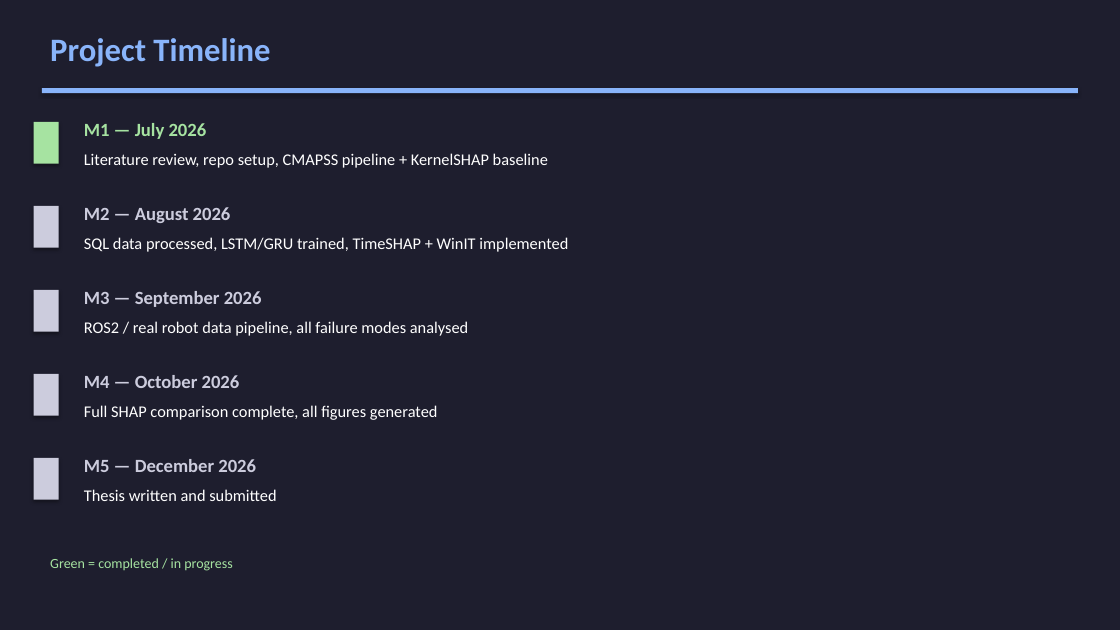
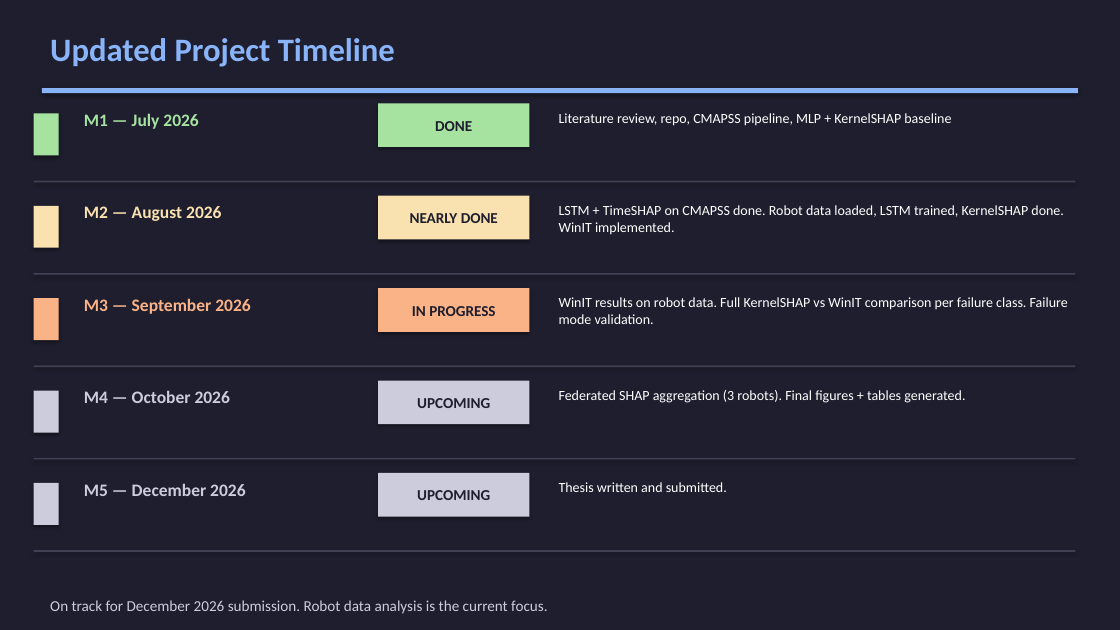
Before and after one commit to karimnasir553/MA_Siddiqui, a slide deck: slide 13 of MA_Siddiqui_Progress.pptx (slide 16 before the commit). Drawn at 1120x630 pixels with LibreOffice and Linux fonts; fonts in the diff are those of the drawing. Boxes give left, top, right and bottom in pixels: in the first picture for what was removed or moved away, otherwise in the second. Text is boxed around its words. In the diff, an @@ line names an element or a change of style, - is before the commit and + after.

```diff
--- a/MA_Siddiqui_Progress.pptx
+++ b/MA_Siddiqui_Progress.pptx
@@ text at <box>50,38,395,67</box>: text changed @@
-Project Timeline
+Updated Project Timeline
@@ rectangle: place and size @@
-rectangle at <box>34,122,59,164</box>
+rectangle at <box>34,113,59,155</box>
@@ text "M1 — July 2026": place and size @@
-text "M1 — July 2026" at <box>84,123,207,139</box>
+text "M1 — July 2026" at <box>84,113,198,129</box>
@@ rectangle added at <box>378,103,529,147</box>, fill #A6E3A1, 13 pt, text #1E1E2E, bold @@
+DONE
@@ text at <box>559,113,951,126</box>: text changed; size 14 to 12 pt @@
-Literature review, repo setup, CMAPSS pipeline + KernelSHAP baseline
+Literature review, repo, CMAPSS pipeline, MLP + KernelSHAP baseline
@@ rectangle at <box>34,206,59,248</box>: fill #CCCCDD to #F9E2AF @@
@@ rectangle added at <box>34,181,1075,182</box>, fill #404055 @@
@@ text "M2 — August 2026" at <box>84,206,221,221</box>: size 16 to 15 pt, text colour #CCCCDD to #F9E2AF @@
@@ rectangle added at <box>378,196,529,239</box>, fill #F9E2AF, 13 pt, text #1E1E2E, bold @@
+NEARLY DONE
@@ text at <box>559,205,1064,235</box>: text changed; size 14 to 12 pt @@
-ROS2 / real robot data pipeline, all failure modes analysed
+LSTM + TimeSHAP on CMAPSS done. Robot data loaded, LSTM trained, KernelSHAP done. WinIT implemented.
@@ text removed at <box>84,237,568,252</box> @@
-SQL data processed, LSTM/GRU trained, TimeSHAP + WinIT implemented
@@ rectangle: place and size @@
-rectangle at <box>34,290,59,332</box>
+rectangle at <box>34,298,59,340</box>
@@ rectangle at <box>34,298,59,340</box>: fill #CCCCDD to #FAB387 @@
@@ rectangle added at <box>34,273,1075,275</box>, fill #404055 @@
@@ text "M3 — September 2026": place and size @@
-text "M3 — September 2026" at <box>84,291,262,307</box>
+text "M3 — September 2026" at <box>84,298,250,314</box>
@@ text "M3 — September 2026" at <box>84,298,250,314</box>: size 16 to 15 pt, text colour #CCCCDD to #FAB387 @@
@@ rectangle added at <box>378,288,529,332</box>, fill #FAB387, 13 pt, text #1E1E2E, bold @@
+IN PROGRESS
@@ text added at <box>559,297,1068,324</box>, 12 pt, text #FFFFFF @@
+WinIT results on robot data. Full KernelSHAP vs WinIT comparison per failure class. Failure mode validation.
@@ rectangle added at <box>34,365,1075,367</box>, fill #404055 @@
@@ text "M4 — October 2026": place and size @@
-text "M4 — October 2026" at <box>84,375,240,388</box>
+text "M4 — October 2026" at <box>84,390,230,403</box>
@@ rectangle added at <box>378,381,529,424</box>, fill #CCCCDD, 13 pt, text #1E1E2E, bold @@
+UPCOMING
@@ rectangle: place and size @@
-rectangle at <box>34,374,59,416</box>
+rectangle at <box>34,391,59,433</box>
@@ text removed at <box>84,405,438,420</box> @@
-Full SHAP comparison complete, all figures generated
@@ text added at <box>559,390,965,403</box>, 12 pt, text #FFFFFF @@
+Federated SHAP aggregation (3 robots). Final figures + tables generated.
@@ rectangle added at <box>34,458,1075,460</box>, fill #404055 @@
@@ size 16 to 15 pt in 3 elements at <box>84,113,198,129</box>, <box>84,390,230,403</box>, <box>84,483,245,496</box> @@
@@ text "M5 — December 2026": place and size @@
-text "M5 — December 2026" at <box>84,459,256,472</box>
+text "M5 — December 2026" at <box>84,483,245,496</box>
@@ rectangle added at <box>378,473,529,517</box>, fill #CCCCDD, 13 pt, text #1E1E2E, bold @@
+UPCOMING
@@ rectangle: place and size @@
-rectangle at <box>34,458,59,500</box>
+rectangle at <box>34,483,59,525</box>
@@ text at <box>559,482,727,492</box>: text changed; size 14 to 12 pt @@
-Thesis written and submitted
+Thesis written and submitted.
@@ rectangle added at <box>34,550,1075,552</box>, fill #404055 @@
@@ text removed at <box>50,558,233,571</box> @@
-Green = completed / in progress
@@ text added at <box>50,600,547,614</box>, 13 pt, text #CCCCDD @@
+On track for December 2026 submission. Robot data analysis is the current focus.
```
Also in this commit, not shown: 2 other slides changed, 11 slides added, 14 slides removed, 1 other file.
